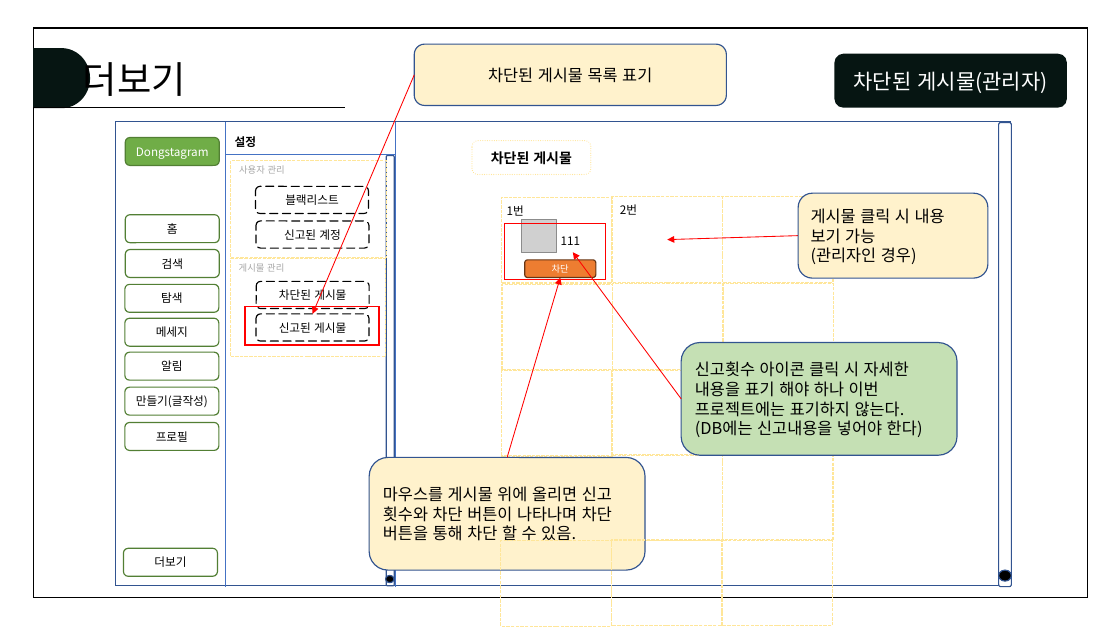
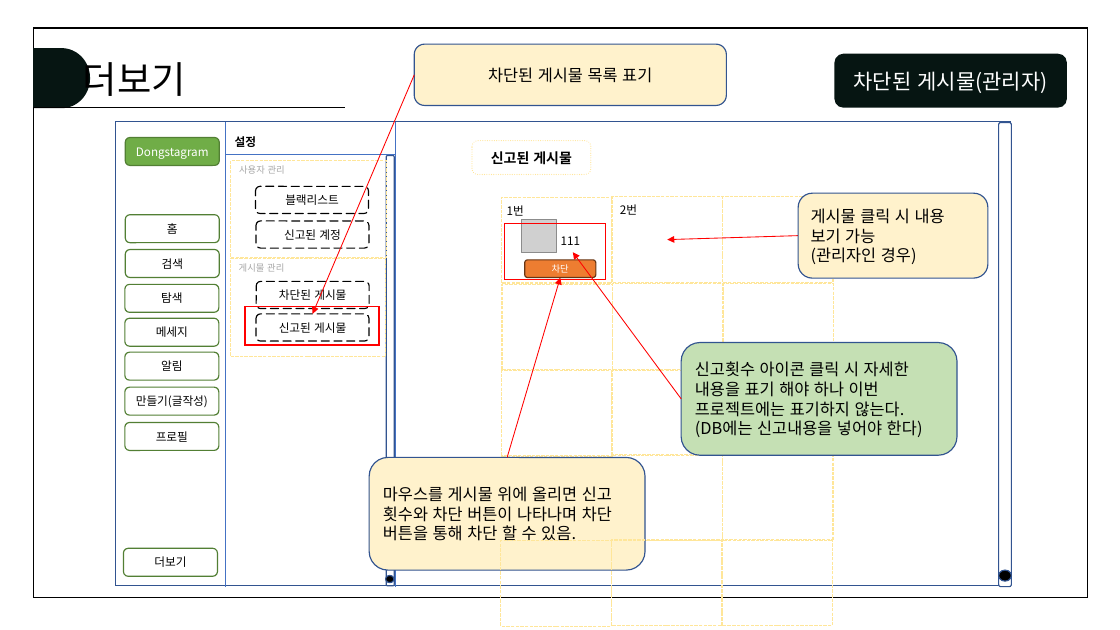
Before and after one commit to juhyeonjong2/DongStagram, a slide deck: slide 41 of Documents/5. 설계/2. 스토리보드/화면설계서.pptx. Drawn at 1120x630 pixels with LibreOffice and Linux fonts; fonts in the diff are those of the drawing; grey boxes stand for pictures. Boxes give left, top, right and bottom in pixels: in the first picture for what was removed or moved away, otherwise in the second. Text is boxed around its words. In the diff, an @@ line names an element or a change of style, - is before the commit and + after.

```diff
--- a/Documents/5. 설계/2. 스토리보드/화면설계서.pptx
+++ b/Documents/5. 설계/2. 스토리보드/화면설계서.pptx
@@ text in rounded rectangle at bbox=[491, 151, 572, 165]: text changed @@
-차단된 게시물
+신고된 게시물
```
Also in this commit, not shown: 4 other files.
